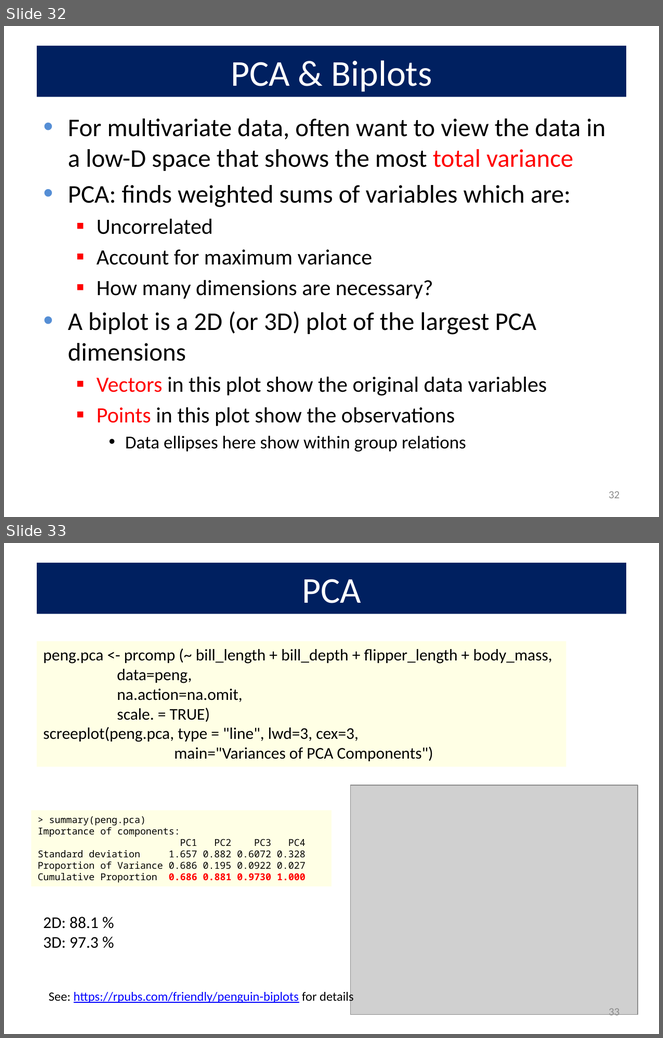
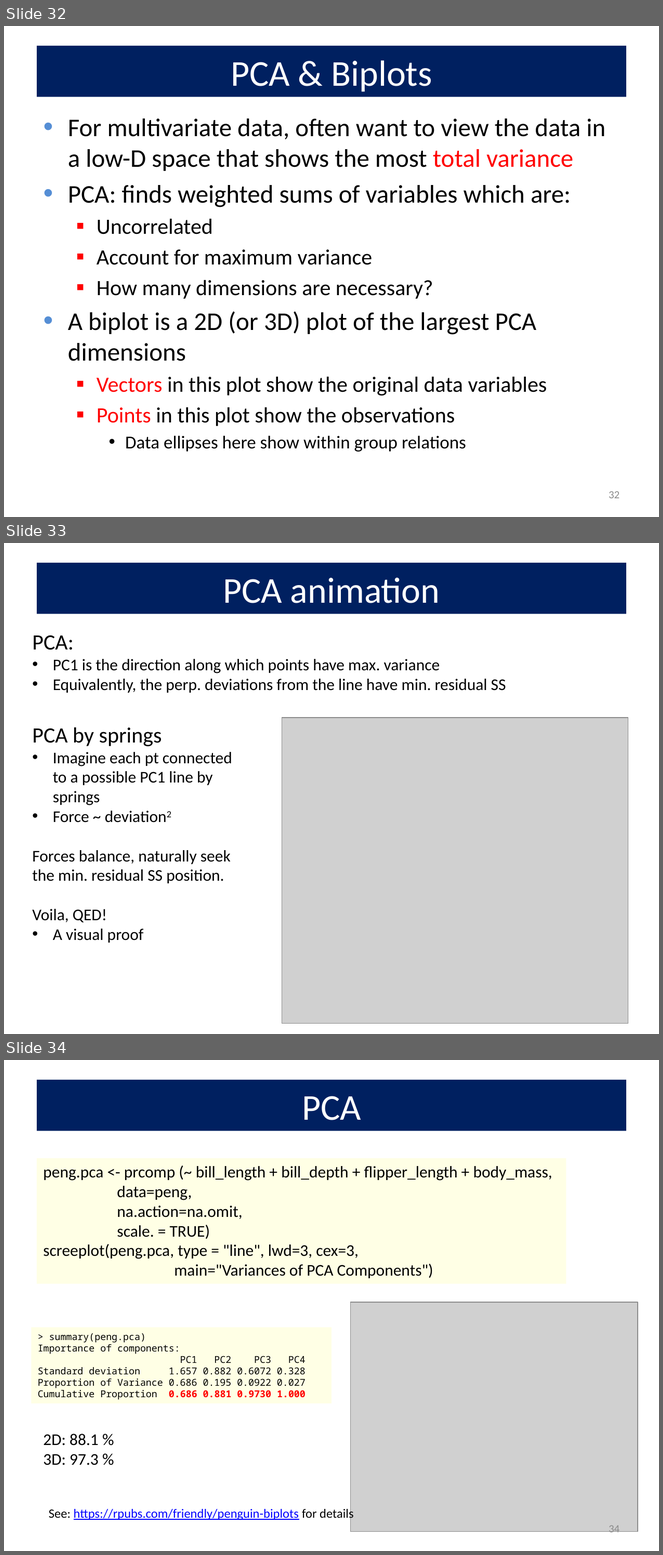
Before and after one commit to friendly/VisMLM-course, a slide deck: lectures/lecture2.pptx. Shown one above the other, each under a label of ours: slides 32 and 33 before the commit, slides 32, 33 and 34 after it. The pictures are 663x1038 and 663x1555 pixels, drawn with LibreOffice and Linux fonts; fonts in the diff are those of the drawing; grey boxes stand for pictures. Boxes give left, top, right and bottom in pixels: in the first picture for what was removed or moved away, otherwise in the second. Text is boxed around its words. In the diff, an @@ line names an element or a change of style, - is before the commit and + after.

```diff
--- a/lectures/lecture2.pptx
+++ b/lectures/lecture2.pptx
@@ slide 33 added at (4, 543, 659, 1034), background #FFFFFF @@
@@ title added at (37, 563, 626, 614), fill #002060, 40 pt, text #FFFFFF @@
+PCA animation
@@ text added at (32, 635, 506, 693), 18 pt, text #000000 @@
+PCA:
+• PC1 is the direction along which points have max. variance
+• Equivalently, the perp. deviations from the line have min. residual SS
@@ text added at (32, 727, 232, 943), 18 pt, text #000000 @@
+PCA by springs
+• Imagine each pt connected to a possible PC1 line by springs
+• Force ~ deviation2
+Forces balance, naturally seek the min. residual SS position.
+Voila, QED!
+• A visual proof
@@ picture added at (282, 718, 629, 1024) @@
@@ what was slide 33 is now slide 34 @@
@@ page number at (609, 1526, 620, 1536): text changed @@
-33
+34
```
Also in this commit, not shown: 6 slides changed, 1 other slide added, 1 slide removed, 6 other files.
